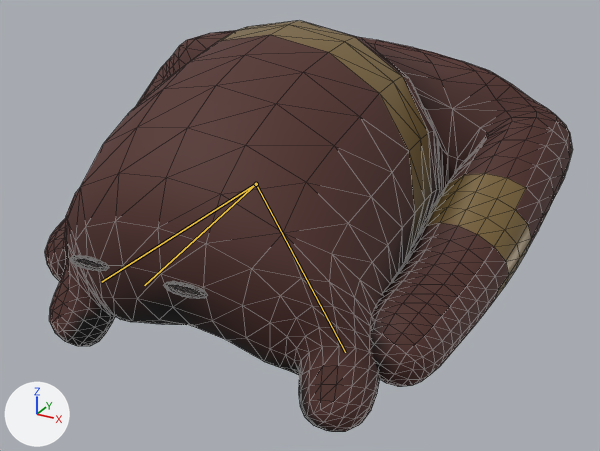
An edit to the glTF model public/models/matsurinonushi.glb, drawn before and after from the same camera.
The view is the same before and after, from a camera (50 mm lens) standing at (0.428, -0.746, 0.427) and looking at (0.042, -0.043, 0.075). Lighting does not change. The marker at lower left points along +X, +Y and +Z. The older version comes first. Both versions are drawn at frame 8 of the action 'hit'; the numbers are the values there. The bones that change are drawn over the model as lines. Mesh edges are drawn as thin lines.

In view in the first picture: 'matsurinonushi'.
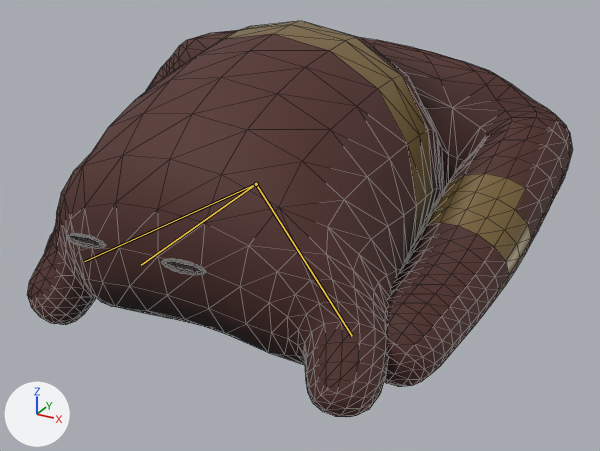
Changed parts and their boxes [x1, y1, x2, y2] in the pictures (600 x 451 px):
'matsurinonushi', posed: before [45, 20, 573, 432]; after [27, 21, 573, 417]
bone 'chest-head', root to tip: before (256, 184) to (144, 285); after (256, 184) to (141, 265)
bone 'chest-armF.L', root to tip: before (256, 184) to (345, 352); after (256, 184) to (352, 336)
bone 'chest-armF.R', root to tip: before (256, 184) to (101, 282); after (256, 184) to (84, 261)

What the commit changed:
Bone 'chest-head' (bone_chest_head) turns from (11, 0, 0) to (5, 0, 0) degrees about its own x, y and z.
Bone 'chest-armF.L' (bone_chest_armf_l) turns from (-12, 0, 10) to (-6, 0, 4) degrees about its own x, y and z.
Bone 'chest-armF.R' (bone_chest_armf_r) turns from (-12, 0, -10) to (-6, 0, -4) degrees about its own x, y and z.
